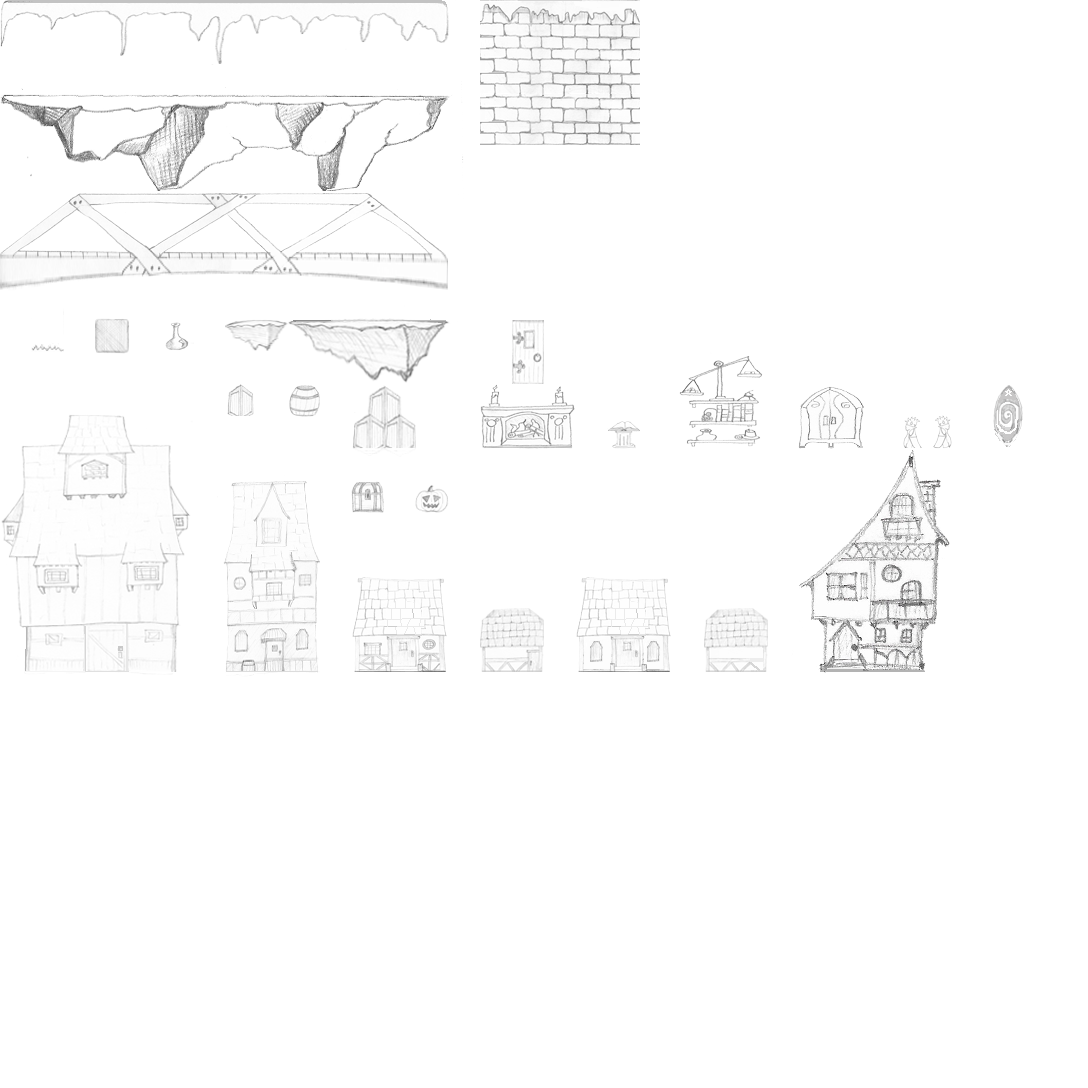
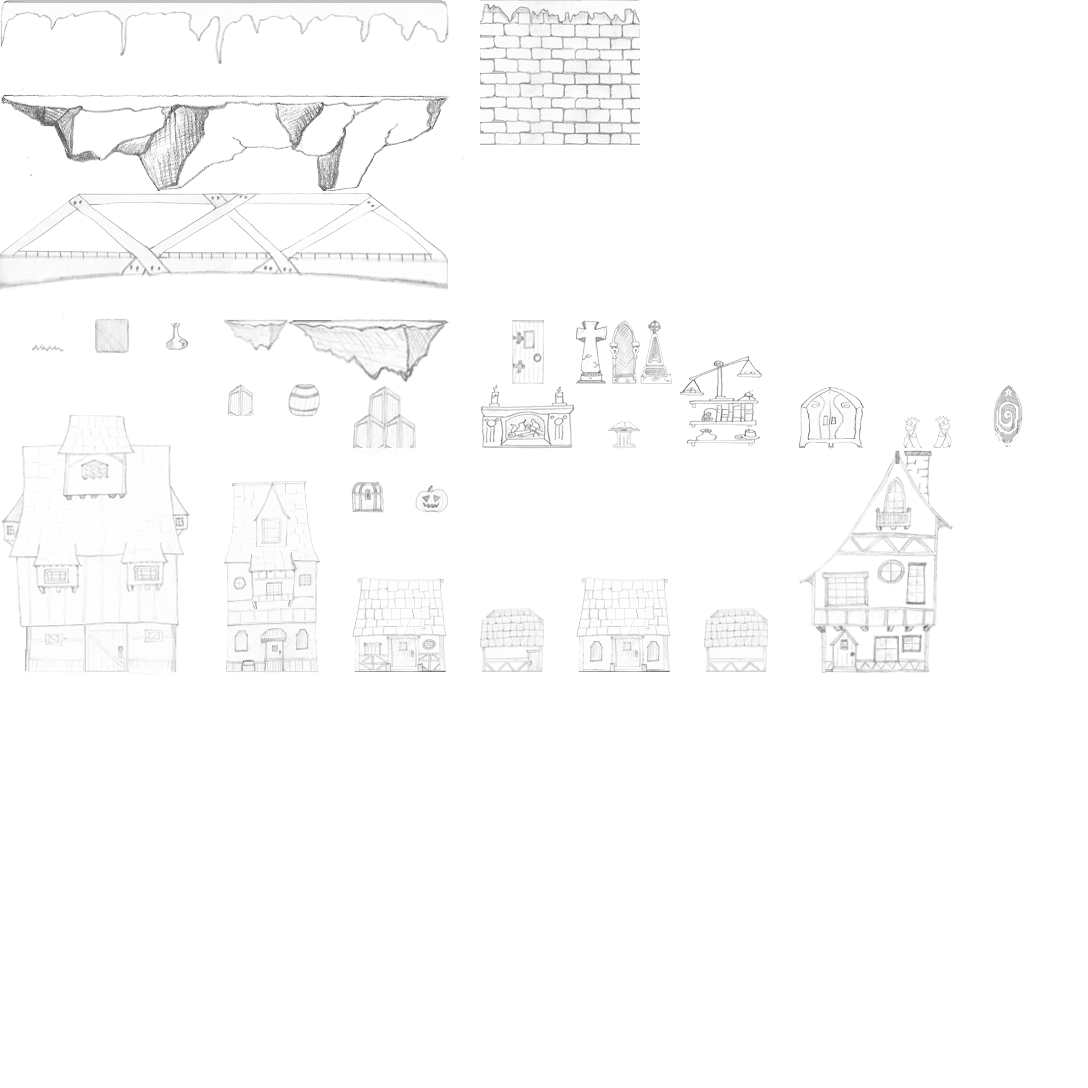
Layered file, before and after one edit (1088px x 1088px). Changes by layer:
removed layer "Layer 2" over <box>799,450,950,674</box>
added layer "Layer 8" above "Layer 7" over <box>576,320,672,384</box>
added layer "Layer 7" above "Layer 6" over <box>609,320,640,384</box>
added layer "Layer 6" above "Layer 5" over <box>576,320,608,384</box>
renamed "Layer 4" to "Layer 5", painted on it over <box>576,320,954,674</box>
painted on "Layer 0" over <box>223,318,941,513</box>
